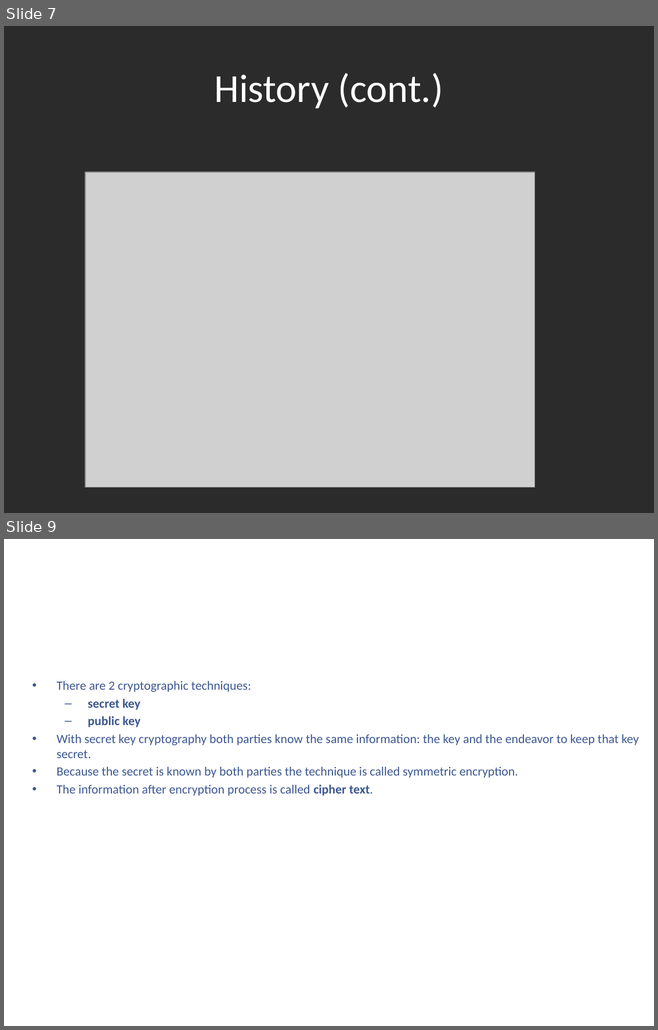
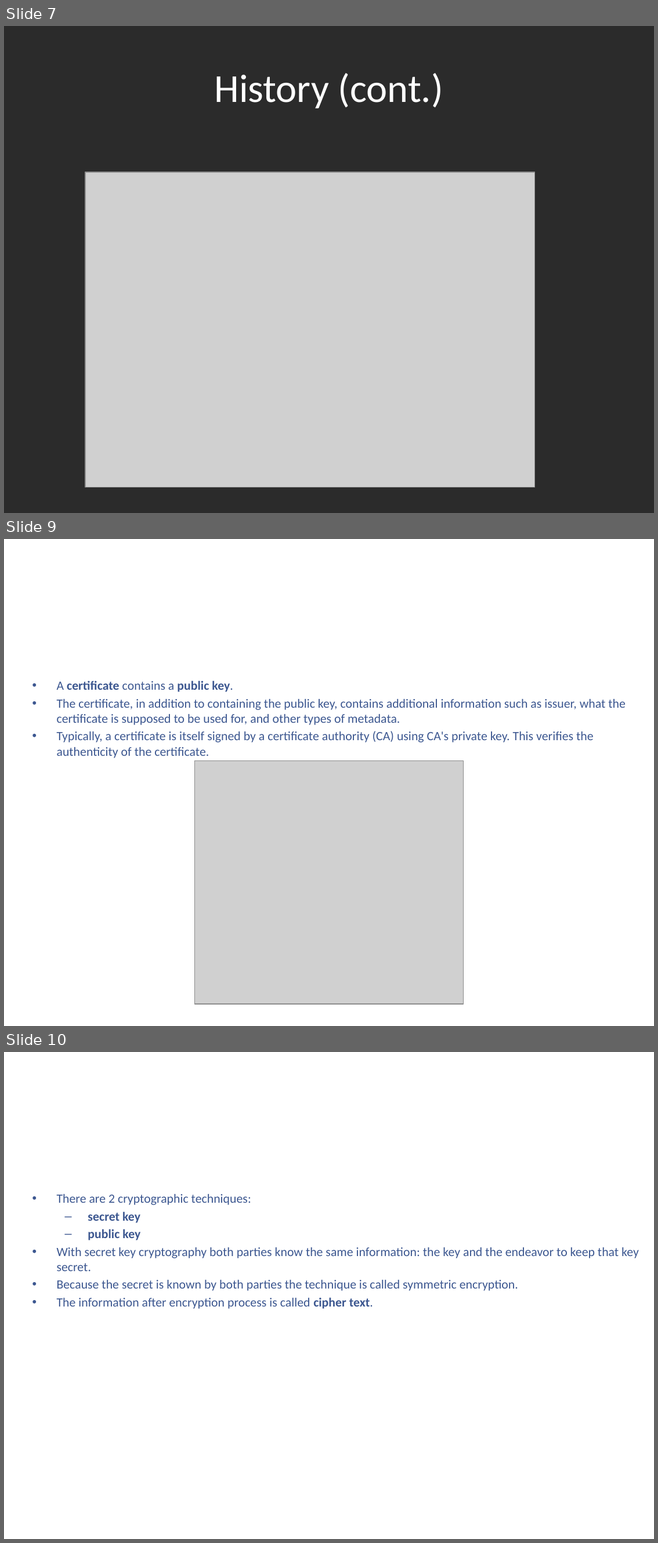
Before and after one commit to kenshincommon/ppts, a slide deck: Presentations/TLS/TLS.pptx. Shown one above the other, each under a label of ours: slides 7 and 9 before the commit, slides 7, 9 and 10 after it; the slides between them are not shown. The pictures are 658x1030 and 658x1543 pixels, drawn with LibreOffice and Linux fonts; fonts in the diff are those of the drawing; grey boxes stand for pictures; background and template pictures are left out; a plain dark background stands for a picture behind light text. Boxes give left, top, right and bottom in pixels: in the first picture for what was removed or moved away, otherwise in the second. Text is boxed around its words. In the diff, an @@ line names an element or a change of style, - is before the commit and + after.

```diff
--- a/Presentations/TLS/TLS.pptx
+++ b/Presentations/TLS/TLS.pptx
@@ slide 9 added at (x1=4, y1=539, x2=654, y2=1026), background picture (left out) @@
@@ title added at (x1=36, y1=559, x2=621, y2=640), 44 pt, text #FFFFFF @@
+Cryptography (cont.)
@@ text added at (x1=57, y1=681, x2=625, y2=758), 14 pt, text #3C5790 @@
+• A certificate contains a public key.
+• The certificate, in addition to containing the public key, contains additional information such as issuer, what the certificate is supposed to be used for, and other types of metadata.
+• Typically, a certificate is itself signed by a certificate authority (CA) using CA's private key. This verifies the authenticity of the certificate.
@@ picture added at (x1=195, y1=761, x2=463, y2=1004) @@
@@ what was slide 9 is now slide 10 @@
```
Also in this commit, not shown: 9 slides changed, 8 other slides added, 3 other files.
